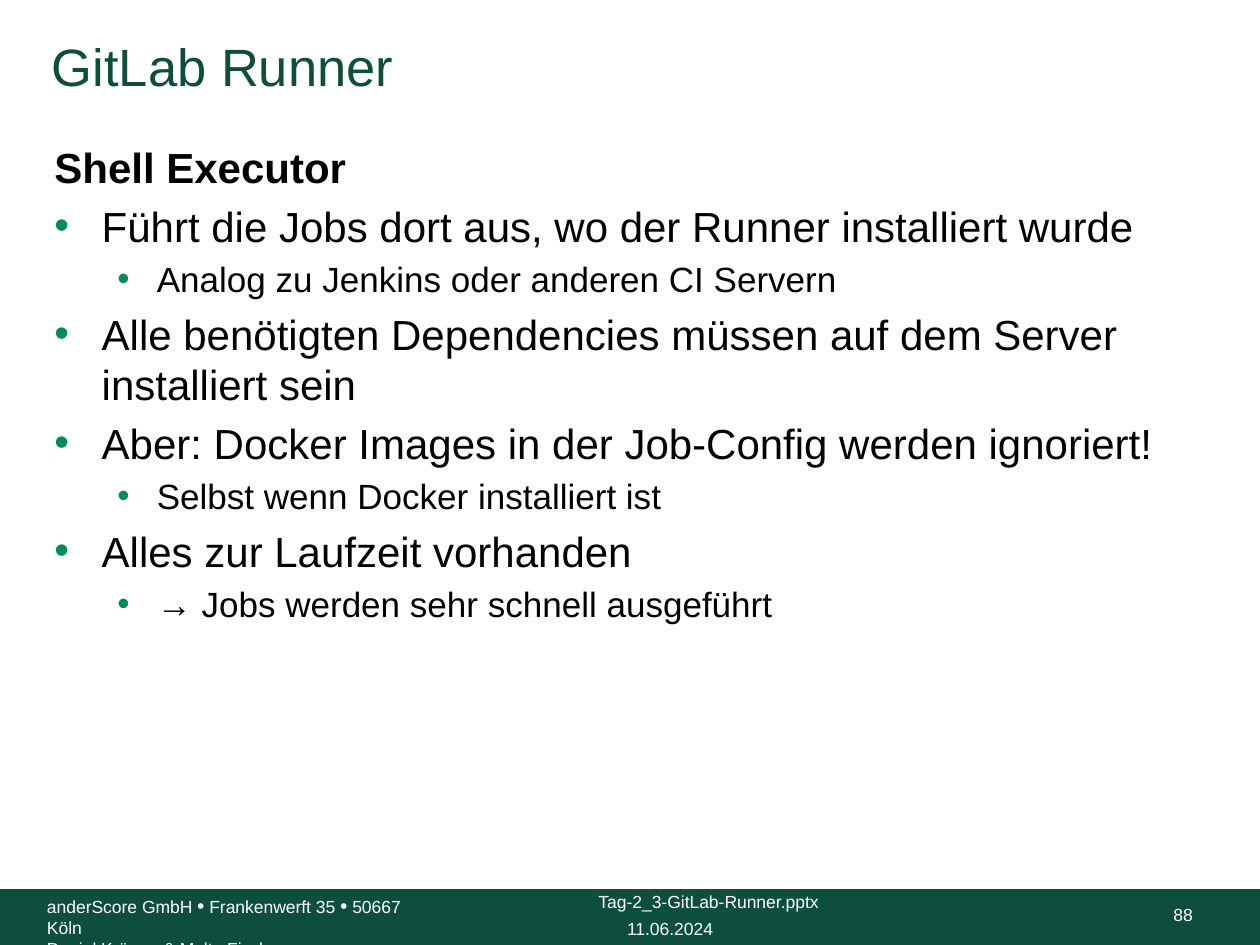
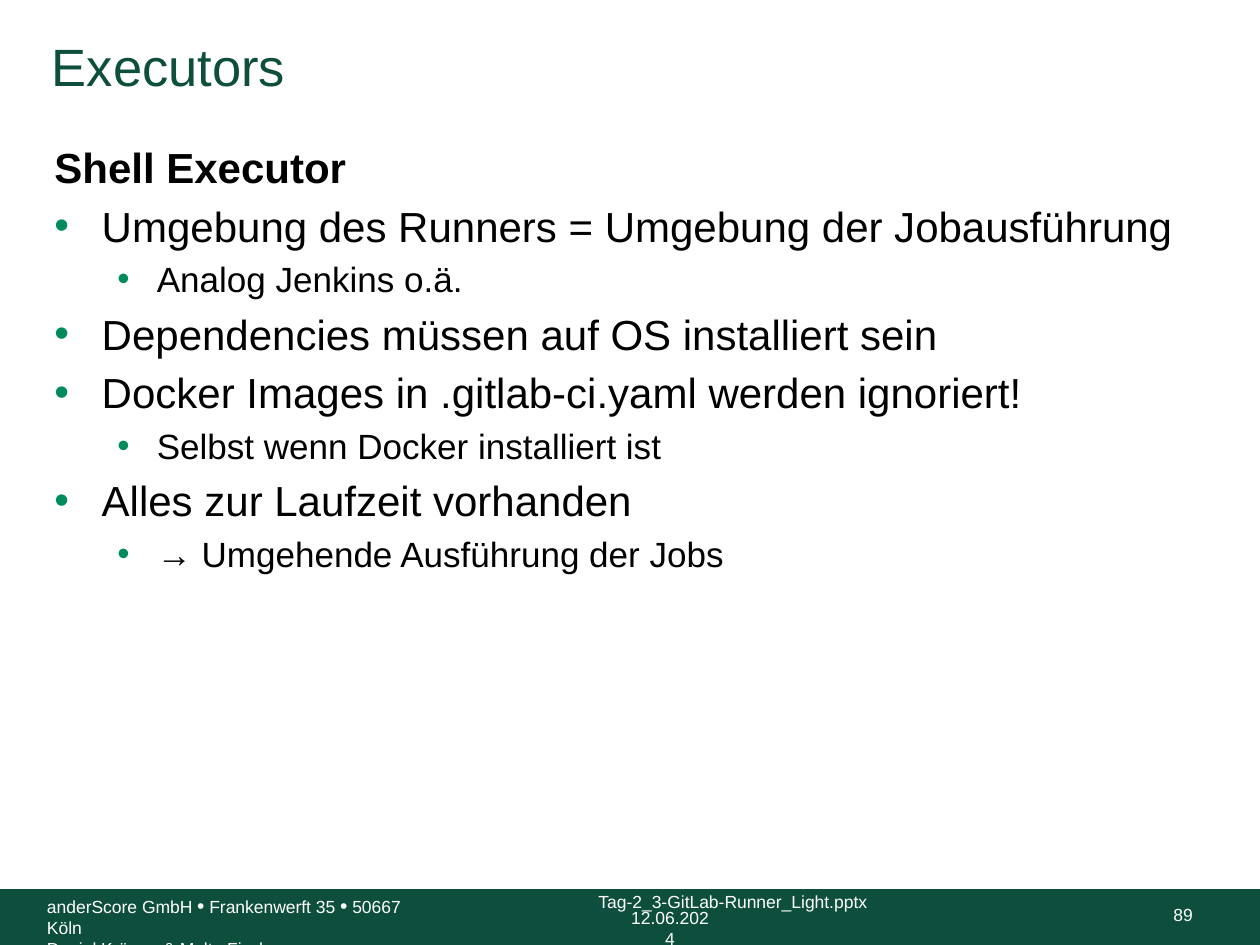
Before and after one commit to anderscore-gmbh/gitlab, a slide deck: slide 89 of slides/Tag-2_3-GitLab-Runner.pptx (slide 88 before the commit). Drawn at 1260x945 pixels with LibreOffice and Linux fonts; fonts in the diff are those of the drawing; background and template pictures are left out. Boxes give left, top, right and bottom in pixels: in the first picture for what was removed or moved away, otherwise in the second. Text is boxed around its words. In the diff, an @@ line names an element or a change of style, - is before the commit and + after.

Commit message:
_Light suffix entfernt (aka umbenannt)

```diff
--- a/slides/Tag-2_3-GitLab-Runner.pptx
+++ b/slides/Tag-2_3-GitLab-Runner.pptx
@@ title at box(52, 50, 285, 87): text changed @@
-GitLab Runner
+Executors
@@ text at box(102, 211, 1172, 417): text changed @@
-• Führt die Jobs dort aus, wo der Runner installiert wurde
-  • Analog zu Jenkins oder anderen CI Servern
-• Alle benötigten Dependencies müssen auf dem Server installiert sein
-• Aber: Docker Images in der Job-Config werden ignoriert!
+• Umgebung des Runners = Umgebung der Jobausführung
+  • Analog Jenkins o.ä.
+• Dependencies müssen auf OS installiert sein
+• Docker Images in .gitlab-ci.yaml werden ignoriert!
@@ text at box(202, 541, 724, 573): text changed @@
-  • → Jobs werden sehr schnell ausgeführt
+  • → Umgehende Ausführung der Jobs
@@ text at box(598, 895, 867, 913): text changed @@
-Tag-2_3-GitLab-Runner.pptx
+Tag-2_3-GitLab-Runner_Light.pptx
@@ text at box(631, 911, 709, 924): text changed @@
-11.06.2024
+12.06.2024
@@ page number at box(1173, 908, 1192, 921): text changed @@
-88
+89
```
Also in this commit, not shown: 97 other slides changed, 2 slides added, 1 slide removed.
